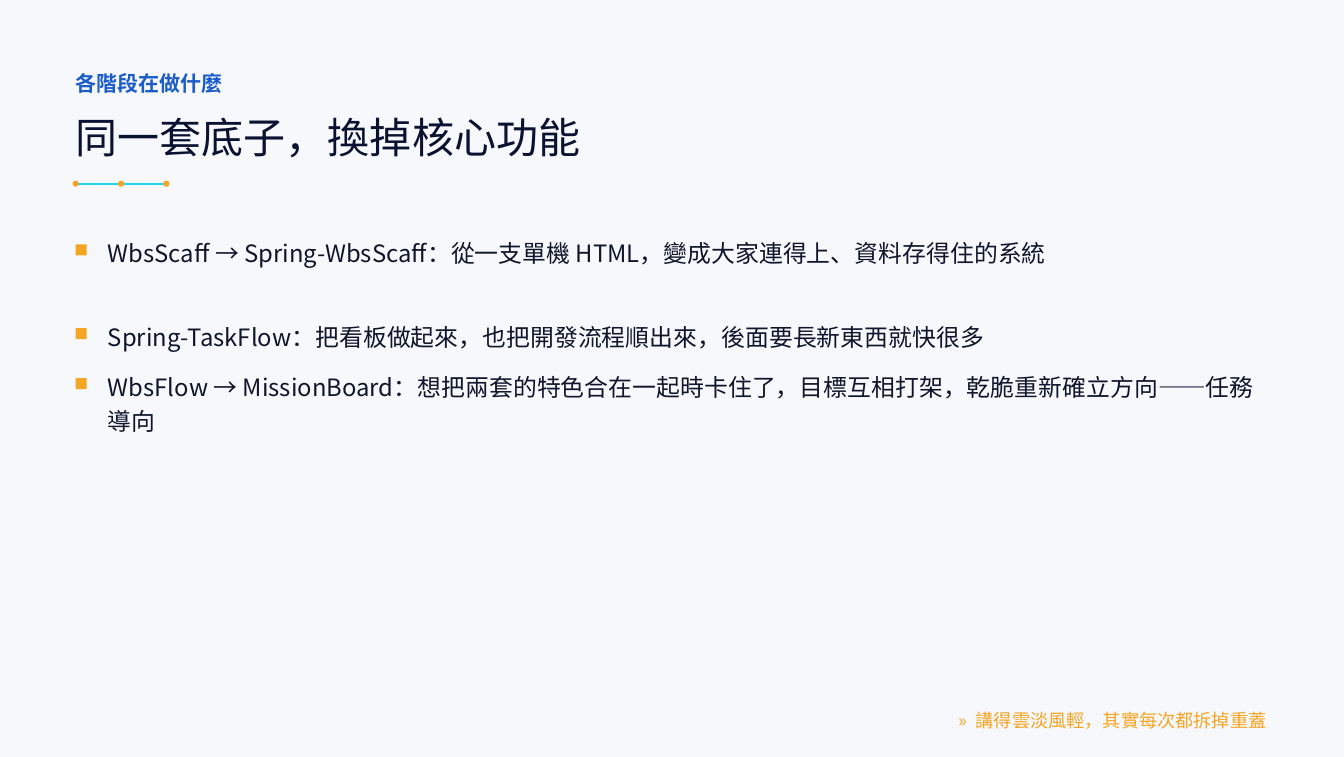
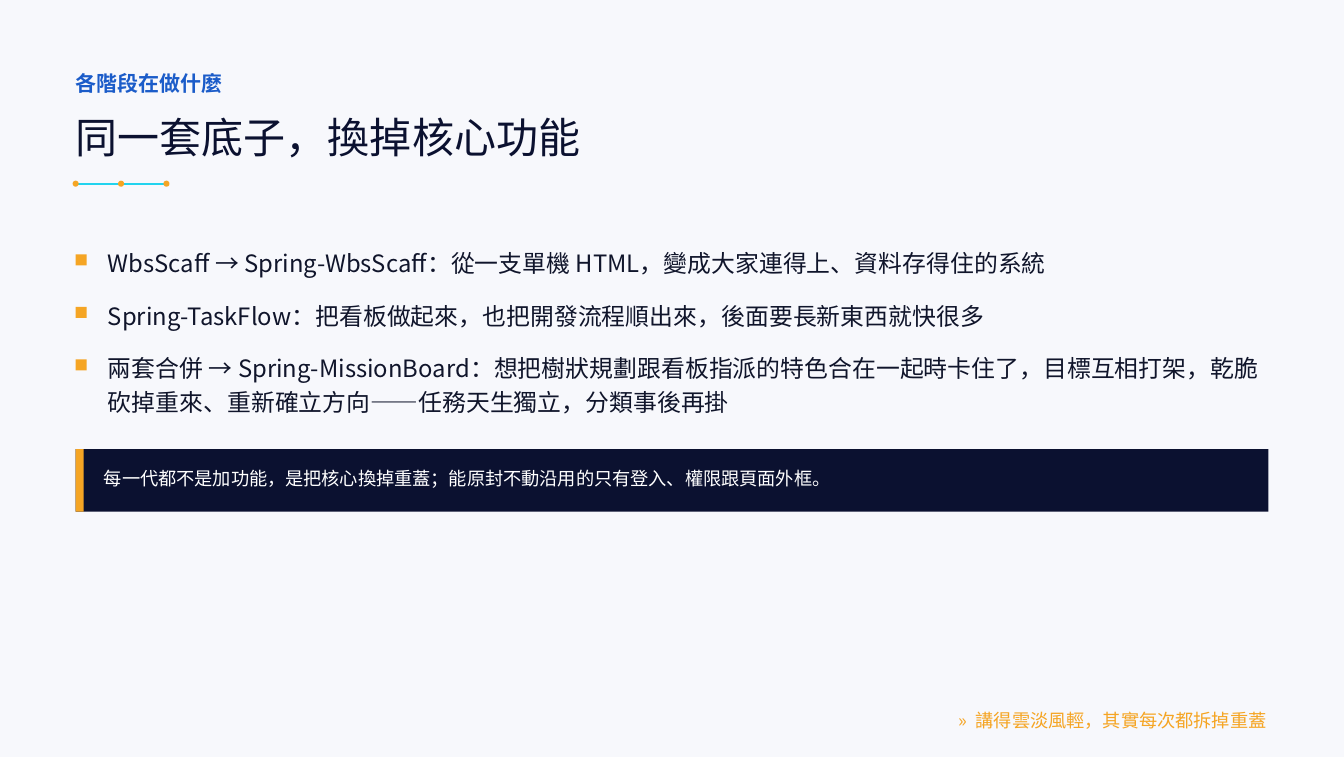
Before and after one commit to LinGaOscar/Spring-MissionBoard, a slide deck: slide 7 of docs/專案介紹.pptx. Drawn at 1344x757 pixels with LibreOffice and Linux fonts; fonts in the diff are those of the drawing. Boxes give left, top, right and bottom in pixels: in the first picture for what was removed or moved away, otherwise in the second. Text is boxed around its words. In the diff, an @@ line names an element or a change of style, - is before the commit and + after.

```diff
--- a/docs/專案介紹.pptx
+++ b/docs/專案介紹.pptx
@@ rectangle: place and size @@
-rectangle at (76,244,87,255)
+rectangle at (76,254,87,265)
@@ text "WbsScaff → Spring-WbsScaff：從一支單機 HTML，變成大家連得上、資料存得住的系統": place and size @@
-text "WbsScaff → Spring-WbsScaff：從一支單機 HTML，變成大家連得上、資料存得住的系統" at (108,242,1046,268)
+text "WbsScaff → Spring-WbsScaff：從一支單機 HTML，變成大家連得上、資料存得住的系統" at (108,252,1046,278)
@@ 2 rectangles, 1 text: place and size @@
-2 rectangles, 1 text at (76,326,984,389)
+2 rectangles, 1 text at (76,305,984,370)
@@ text at (108,357,1258,414): text changed @@
-WbsFlow → MissionBoard：想把兩套的特色合在一起時卡住了，目標互相打架，乾脆重新確立方向——任務導向
+兩套合併 → Spring-MissionBoard：想把樹狀規劃跟看板指派的特色合在一起時卡住了，目標互相打架，乾脆砍掉重來、重新確立方向——任務天生獨立，分類事後再掛
@@ rectangle added at (76,449,1268,512), fill #0B1130 @@
@@ rectangle added at (76,449,84,512), fill #F5A524 @@
@@ text added at (104,469,831,488), 13 pt, text #FFFFFF @@
+每一代都不是加功能，是把核心換掉重蓋；能原封不動沿用的只有登入、權限跟頁面外框。
```
Also in this commit, not shown: 17 other slides changed, 3 slides added, 2 slides removed.
